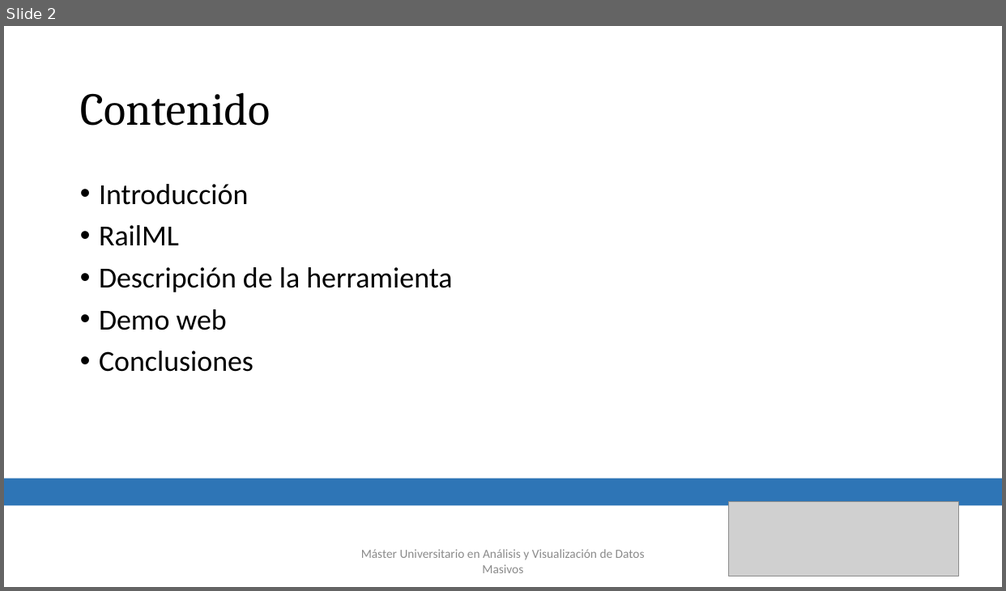
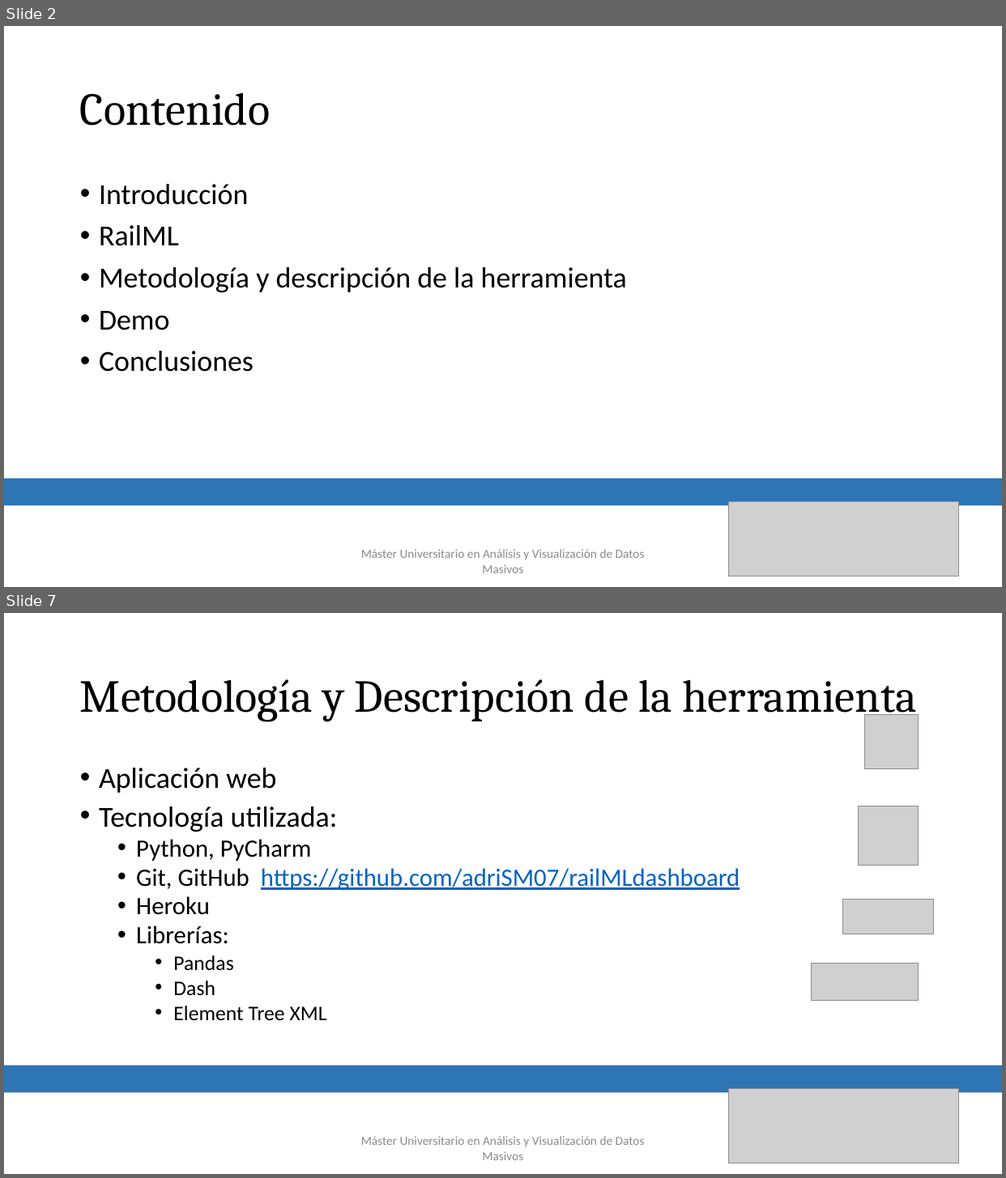
Before and after one commit to adriSM07/railMLdashboard, a slide deck: RailML_Dashboard.pptx. Shown one above the other, each under a label of ours: slide 2 before the commit, slides 2 and 7 after it; the slides between them are not shown. The pictures are 1006x591 and 1006x1178 pixels, drawn with LibreOffice and Linux fonts; fonts in the diff are those of the drawing; grey boxes stand for pictures. Boxes give left, top, right and bottom in pixels: in the first picture for what was removed or moved away, otherwise in the second. Text is boxed around its words. In the diff, an @@ line names an element or a change of style, - is before the commit and + after.

```diff
--- a/RailML_Dashboard.pptx
+++ b/RailML_Dashboard.pptx
@@ slide 7 added at <box>4,613,1002,1174</box>, background #FFFFFF @@
@@ text added at <box>80,679,917,722</box>, 44 pt, text #000000 @@
+Metodología y Descripción de la herramienta
@@ picture added at <box>865,715,918,769</box> @@
@@ text added at <box>99,768,739,1020</box>, 24 pt, text #000000 @@
+• Aplicación web
+• Tecnología utilizada:
+  • Python, PyCharm
+  • Git, GitHub https://github.com/adriSM07/railMLdashboard
+  • Heroku
+  • Librerías:
+    • Pandas
+    • Dash
+    • Element Tree XML
@@ picture added at <box>859,806,918,865</box> @@
@@ picture added at <box>843,899,934,934</box> @@
@@ picture added at <box>811,964,918,1001</box> @@
@@ rectangle added at <box>4,1066,1002,1093</box>, fill #2E75B6 @@
@@ picture added at <box>730,1089,959,1163</box> @@
@@ text added at <box>361,1136,645,1161</box>, 12 pt, text #8C8C8C @@
+Máster Universitario en Análisis y Visualización de Datos Masivos
@@ slide 2 changed as well @@
@@ text at <box>99,267,627,331</box>: text changed @@
-• Descripción de la herramienta
-• Demo web
+• Metodología y descripción de la herramienta
+• Demo
```
Also in this commit, not shown: 2 other slides changed, 5 other slides added.
